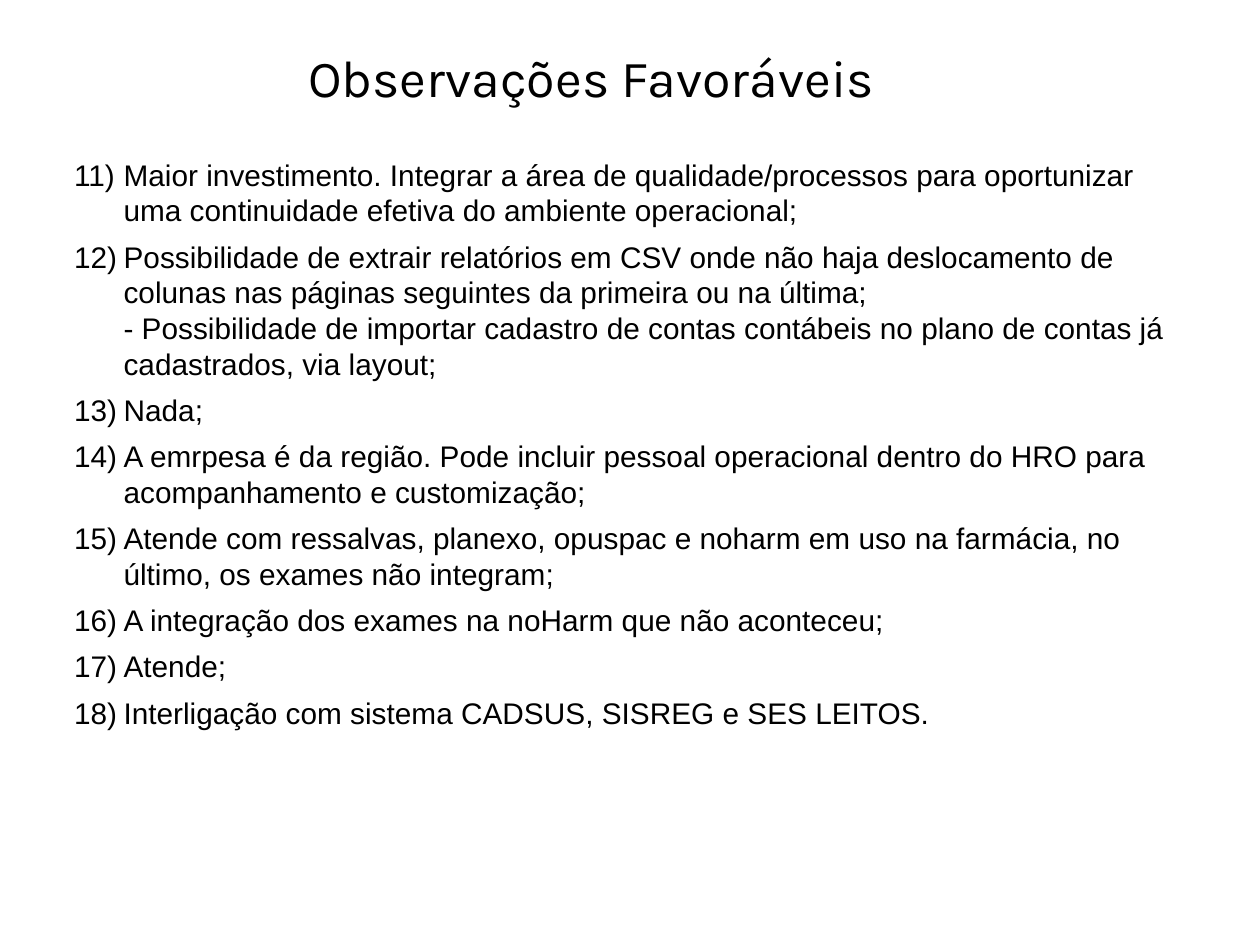
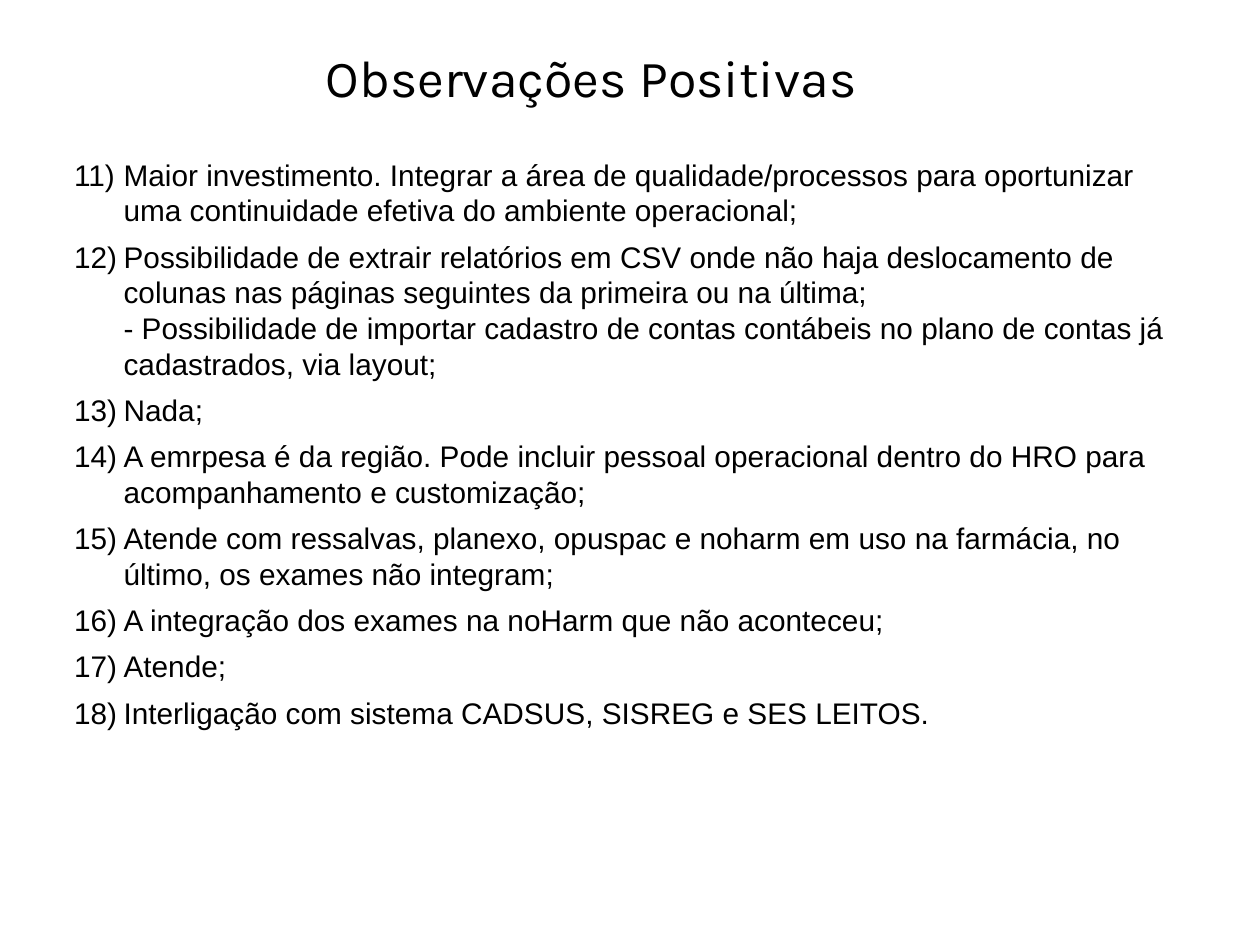
Before and after one commit to ProjetosALVF/ALVF_ProspeccaoGestao_TI, a slide deck: slide 20 of ALVF_AnalisePropostas_TI_DiretoriaExecutiva_Fev_2025/Apresentação_ProspecçãoSistema_Core_ALVF.pptx. Drawn at 1260x945 pixels with LibreOffice and Linux fonts; fonts in the diff are those of the drawing. Boxes give left, top, right and bottom in pixels: in the first picture for what was removed or moved away, otherwise in the second. Text is boxed around its words. In the diff, an @@ line names an element or a change of style, - is before the commit and + after.

```diff
--- a/ALVF_AnalisePropostas_TI_DiretoriaExecutiva_Fev_2025/Apresentação_ProspecçãoSistema_Core_ALVF.pptx
+++ b/ALVF_AnalisePropostas_TI_DiretoriaExecutiva_Fev_2025/Apresentação_ProspecçãoSistema_Core_ALVF.pptx
@@ title at <box>326,61,856,108</box>: text changed @@
-Observações Favoráveis
+Observações Positivas
```
Also in this commit, not shown: 4 other slides changed, 4 slides added.
